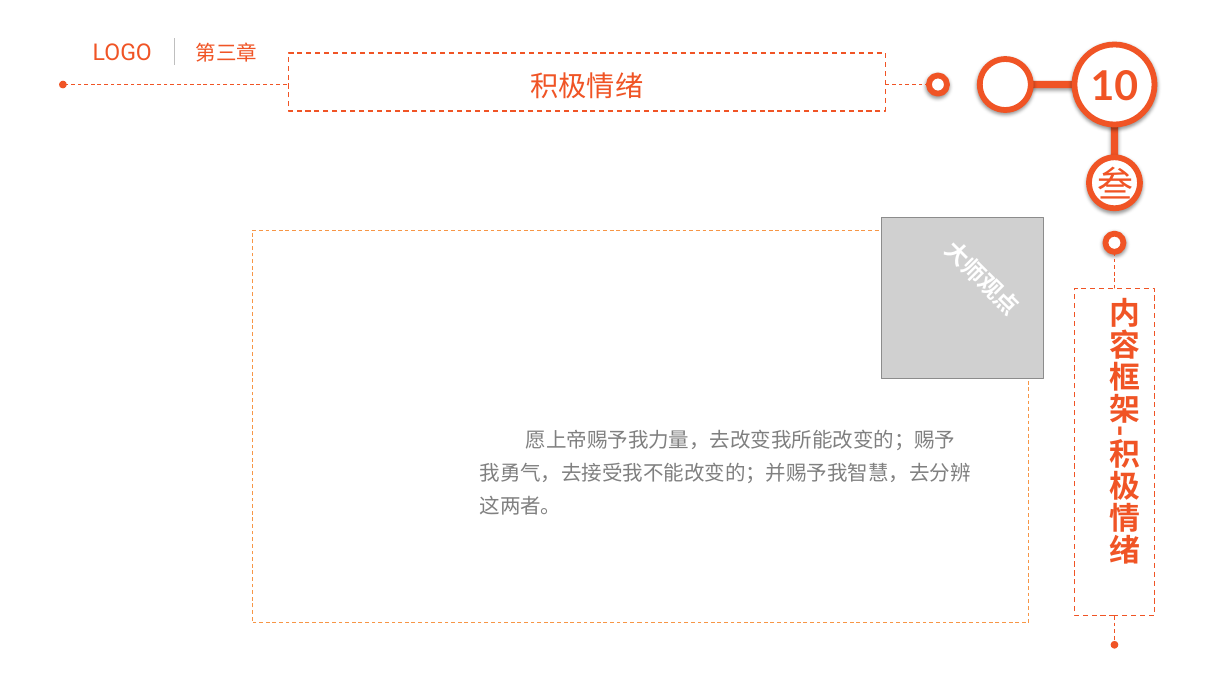
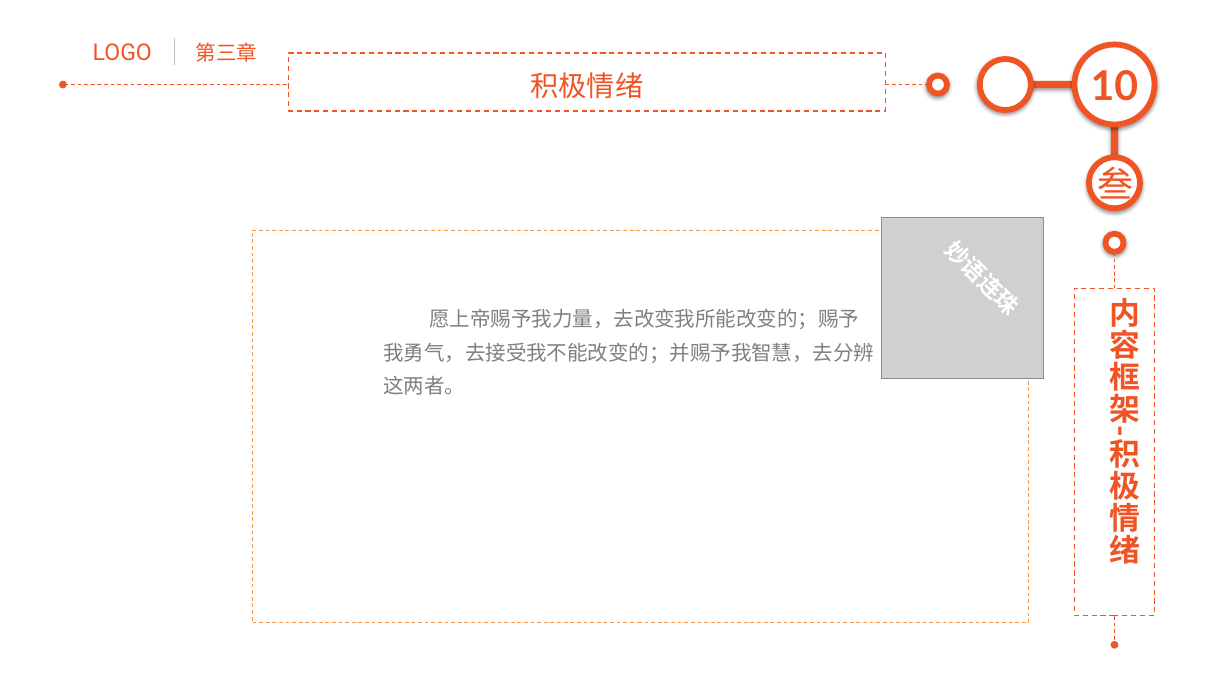
Before and after one commit to junstudys/positive-psychology, a slide deck: slide 10 of 积极心理学探索.pptx. Drawn at 1232x693 pixels with LibreOffice and Linux fonts; fonts in the diff are those of the drawing; grey boxes stand for pictures. Boxes give left, top, right and bottom in pixels: in the first picture for what was removed or moved away, otherwise in the second. Text is boxed around its words. In the diff, an @@ line names an element or a change of style, - is before the commit and + after.

```diff
--- a/积极心理学探索.pptx
+++ b/积极心理学探索.pptx
@@ text at (x1=943, y1=241, x2=1008, y2=307): text changed @@
-大师观点
+妙语连珠
@@ text "愿上帝赐予我力量，去改变我所能改变的；赐予我勇气，去接受我不能改变的；并赐予我智慧，去分辨这两者。" rewrapped from (x1=480, y1=463, x2=971, y2=515) to (x1=383, y1=309, x2=874, y2=395) @@
```
Also in this commit, not shown: 8 other slides changed, 3 slides added, 5 slides removed, 8 other files.
